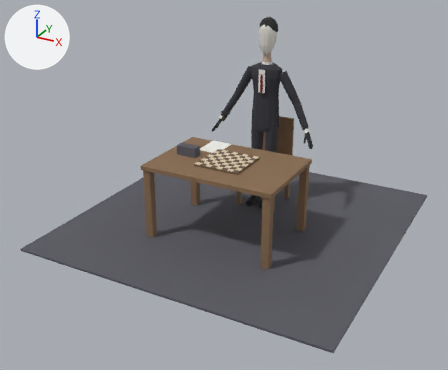
What one commit did to the Blender file art/characters/arbiter.blend.
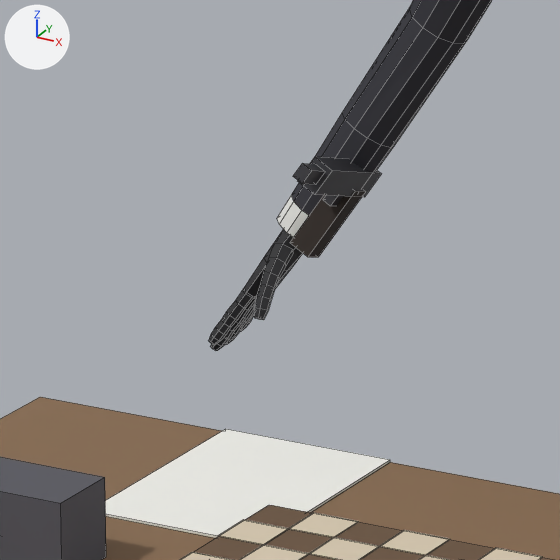
Each version is shown whole from a camera (50 mm lens) standing at (2.529, -5.463, 2.818) and looking at (-0.054, -0.767, 0.471), then close up on the part from 42% to 56% of the width and 25% to 42% of the height. The axes (+X, +Y, +Z) are drawn at upper left. The lights are the same throughout. The older version's two pictures come first. The close-ups show mesh edges as thin lines.

In view in the first close-up: 'Body', 'Pistol', 'Ref_Board', 'Ref_Clock', 'Ref_Sheet', 'Ref_Sq.016', 'Ref_Sq.020', 'Ref_Sq.024', 'Ref_Sq.028', 'Ref_TableTop' and 4 more.
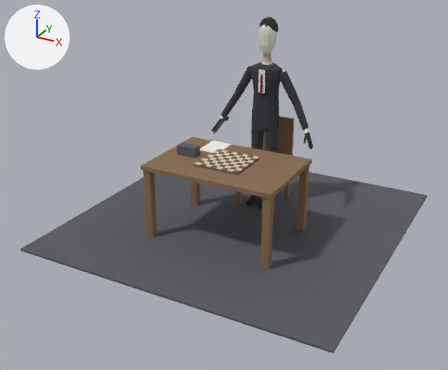
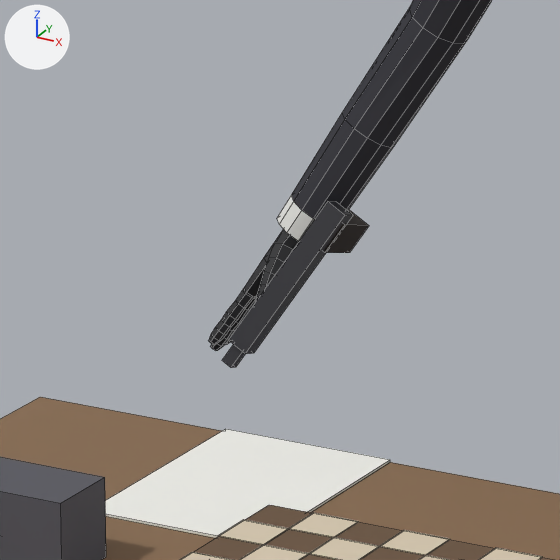
Pixel boxes [x1, y1, x2, y2] of what changed, in the close-ups (560 x 560 px; the box of a moved part takes in the faces that stretch with it):
'Pistol', reshaped (61% wider, 65% taller): before [290, 157, 381, 257]; after [222, 202, 369, 368]
part 1 of me_pistol, moved or reshaped: before [298, 157, 381, 197]; after [229, 202, 353, 354]
part 2 of me_pistol, moved or reshaped: before [293, 163, 325, 185]; after [222, 344, 245, 368]
part 3 of me_pistol, moved or reshaped: before [290, 191, 365, 257]; after [324, 210, 369, 253]
part 4 of me_pistol, moved or reshaped (not visible afterwards): before [323, 196, 343, 206]

Patch to the scene script:
```diff
--- a/art/characters/arbiter.blend.py
+++ b/art/characters/arbiter.blend.py
@@ me_pistol @@
 # used by ob_pistol; location = (-0.431, -0.024, 0.935); rotation_euler = (1.919, -2.618, 0.0), in degrees (110, -150, 0)
-me_pistol.from_pydata(...)  # 32 vertices, 24 faces; spans x -0.036..-0.008, y -0.021..0.1, z -0.015..0.225
+me_pistol.from_pydata(...)  # 32 vertices, 24 faces; spans x -0.05..-0.02, y 0.03..0.255, z -0.052..0.062
+# me_pistol part 1: the loose piece of 8 vertices spanning x -0.035..-0.009, y -0.021..0.013, z -0.015..0.175 is scaled about its middle by (1, 5.88, 0.168), then moved by (-0.013, 0.134, -0.034)
+# me_pistol part 2: the loose piece of 8 vertices spanning x -0.029..-0.015, y -0.015..0.003, z 0.175..0.225 is scaled about its middle by (1, 1.67, 0.36), then moved by (-0.013, 0.246, -0.154)
+# me_pistol part 3: the loose piece of 8 vertices spanning x -0.036..-0.008, y 0.005..0.1, z 0.0..0.04 is scaled about its middle by (1.07, 0.421, 2.4), then moved by (-0.013, 0.01, -0.024)
+# me_pistol part 4: the loose piece of 8 vertices spanning x -0.028..-0.016, y 0.012..0.032, z 0.028..0.062 is scaled about its middle by (1, 2, 0.286), then moved by (-0.013, 0.078, -0.021)
 me_pistol.materials.append(mat_metal)
```
